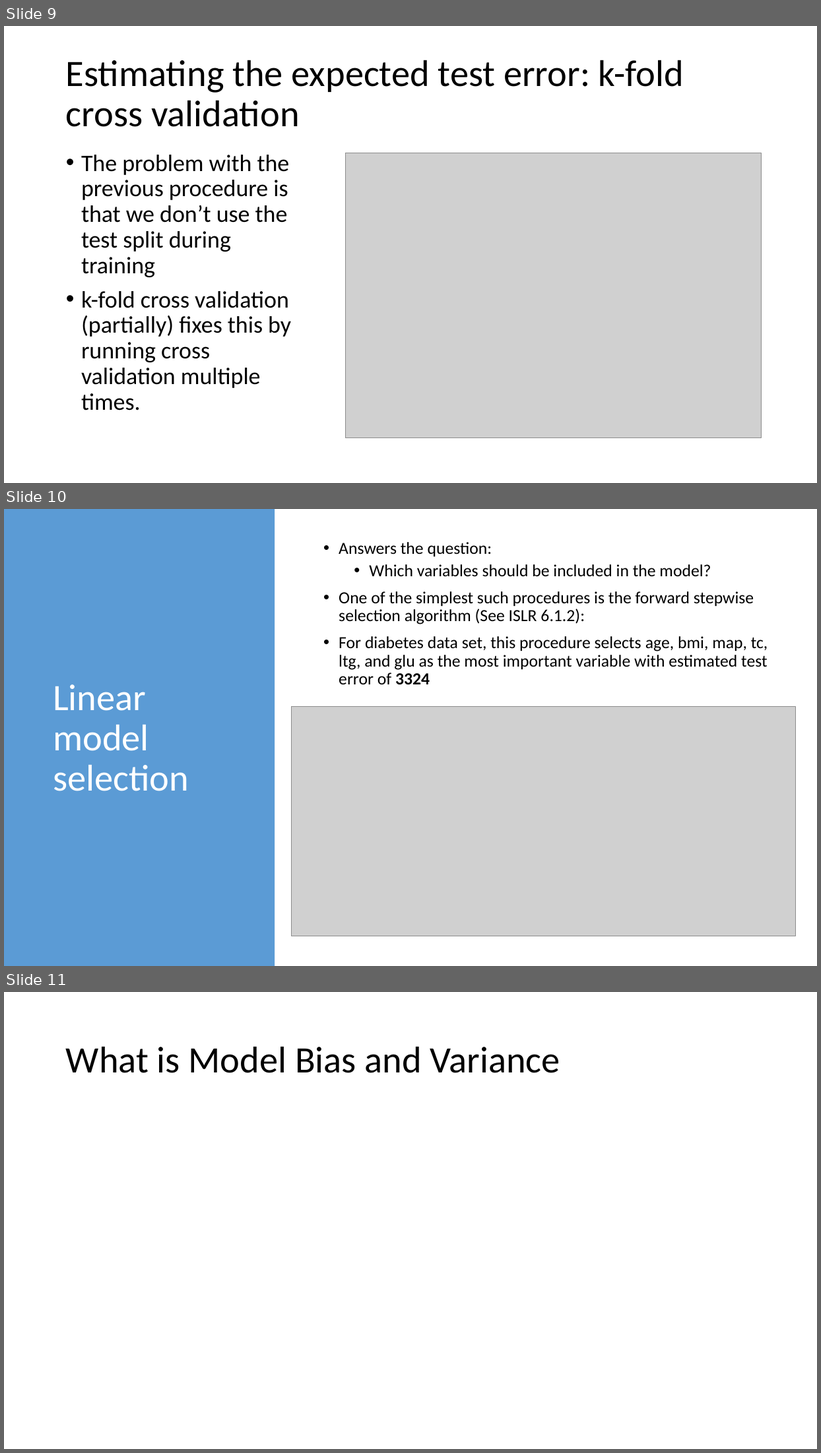
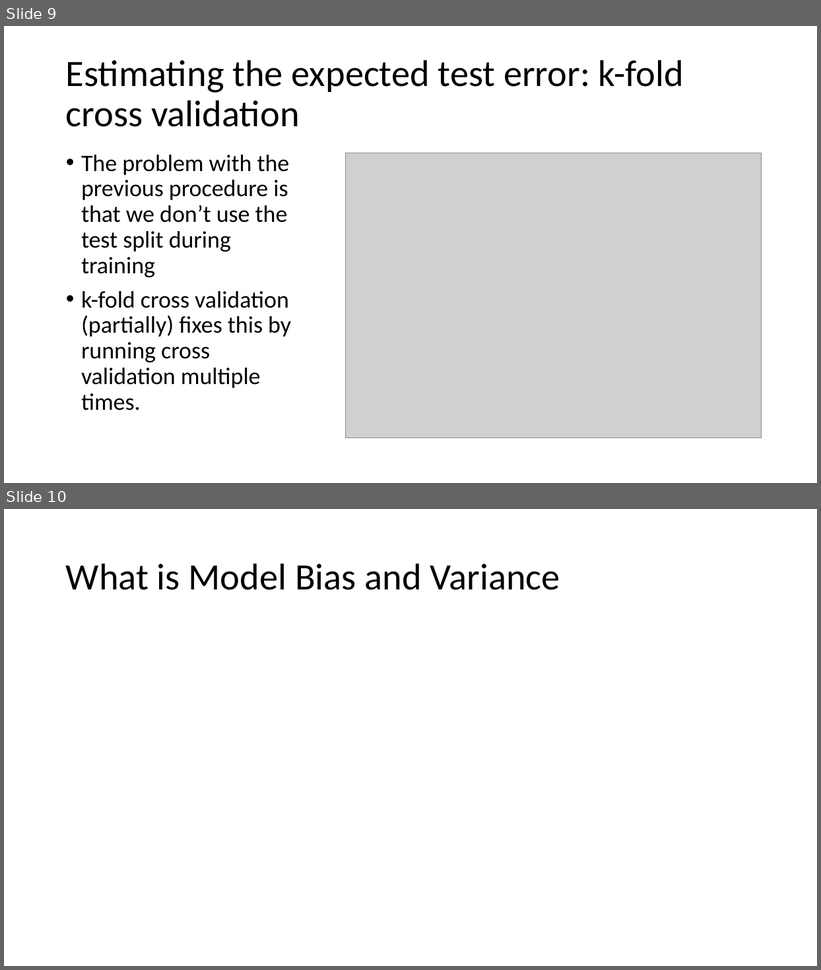
Before and after one commit to chaithrakc/syr_ads_bigdata_analytics, a slide deck: lecture06/lecture6-0-assessing-model-accuracy.pptx. Shown one above the other, each under a label of ours: slides 9, 10 and 11 before the commit, slides 9 and 10 after it. The pictures are 821x1453 and 821x970 pixels, drawn with LibreOffice and Linux fonts; fonts in the diff are those of the drawing; grey boxes stand for pictures. Boxes give left, top, right and bottom in pixels: in the first picture for what was removed or moved away, otherwise in the second. Text is boxed around its words. In the diff, an @@ line names an element or a change of style, - is before the commit and + after.

```diff
--- a/lecture06/lecture6-0-assessing-model-accuracy.pptx
+++ b/lecture06/lecture6-0-assessing-model-accuracy.pptx
@@ slide 10 removed at box(4, 509, 817, 966), background #FFFFFF @@
@@ rectangle removed at box(4, 509, 275, 966) @@
@@ text removed at box(339, 542, 768, 685) @@
-• Answers the question:
-  • Which variables should be included in the model?
-• One of the simplest such procedures is the forward stepwise selection algorithm (See ISLR 6.1.2):
-• For diabetes data set, this procedure selects age, bmi, map, tc, ltg, and glu as the most important variable with estimated test error of 3324
@@ title removed at box(53, 685, 189, 791) @@
-Linear model selection
@@ picture removed at box(292, 706, 796, 936) @@
@@ what was slide 11 is now slide 10 @@
```
Also in this commit, not shown: 11 slides changed, 2 other slides removed, 2 other files.
